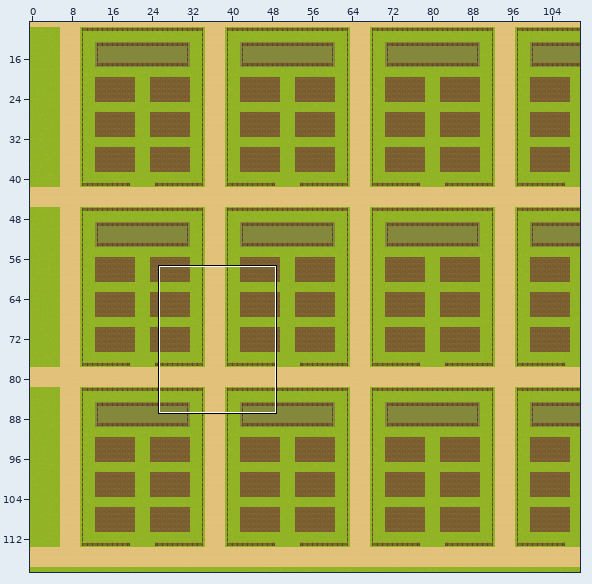
A Tiled map (JSON) gets an edit: maps/lands/land2.tmj. The first picture is a wide view before the edit; the outline marks the close-up.
Close-up. Earlier state:
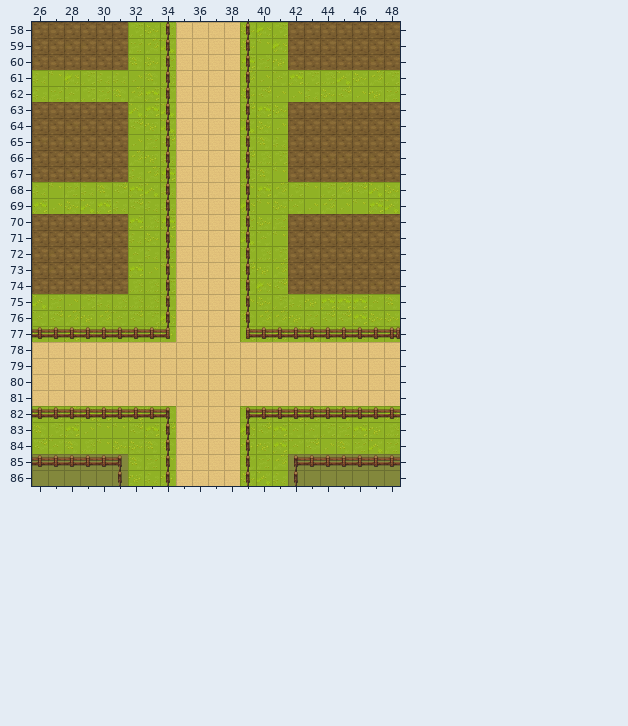
Cells are 16x16 px. Shown: x 26..48, y 58..86. The commit also changed other parts of the map, which this record leaves out.
The same view after the edit:
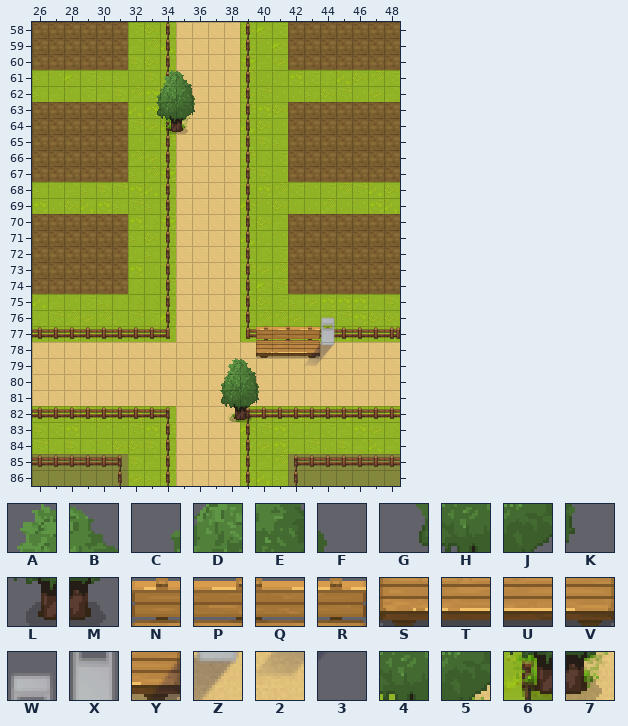
Key: from "AnimatedAutum": A 1, B 2, C 64, D 65, E 66, F 67, G 128, H 129, J 130, K 131, L 193, M 194; from "WA_Seats": N 572, P 573, Q 574, R 575, S 598, T 599, U 600, V 601; from "grounds-assets": W 144, X 272, Y 399, Z 400, 2 527, 3 528; from "park": 4 200, 5 201, 6 232, 7 233.
_ is an empty cell.
Tiles of an added or newly shown layer are drawn over the layers below it.
See-through tiles are keyed as they look on the map.
From old to new:
{"where": "layer \"below/below-1\" (added)"}
{"y":63,"x":34,"old":"__","new":"45"}
{"y":64,"x":34,"old":"__","new":"67"}
{"y":82,"x":38,"old":"_","new":"4"}
{"where": "layer \"below/below0\" (added)"}
{"y":64,"x":34,"old":"__","new":"LM"}
{"y":78,"x":40,"old":"____","new":"STUV"}
{"y":82,"x":38,"old":"__","new":"LM"}
{"where": "layer \"below/below1\""}
{"y":76,"x":44,"old":"_","new":"W"}
{"y":77,"x":44,"old":"_","new":"X"}
{"y":78,"x":43,"old":"__","new":"YZ"}
{"y":79,"x":43,"old":"__","new":"23"}
{"where": "layer \"above/above-1\" (added)"}
{"y":77,"x":40,"old":"____","new":"NPQR"}
{"where": "layer \"above/above0\" (added)"}
{"y":61,"x":34,"old":"__","new":"AB"}
{"y":62,"x":33,"old":"____","new":"CDEF"}
{"y":63,"x":33,"old":"____","new":"GHJK"}
{"y":79,"x":38,"old":"__","new":"AB"}
{"y":80,"x":37,"old":"____","new":"CDEF"}
{"y":81,"x":37,"old":"____","new":"GHJK"}
{"label":"added","picture_box":[156,70,195,134]}
{"label":"added","picture_box":[220,317,335,422]}
